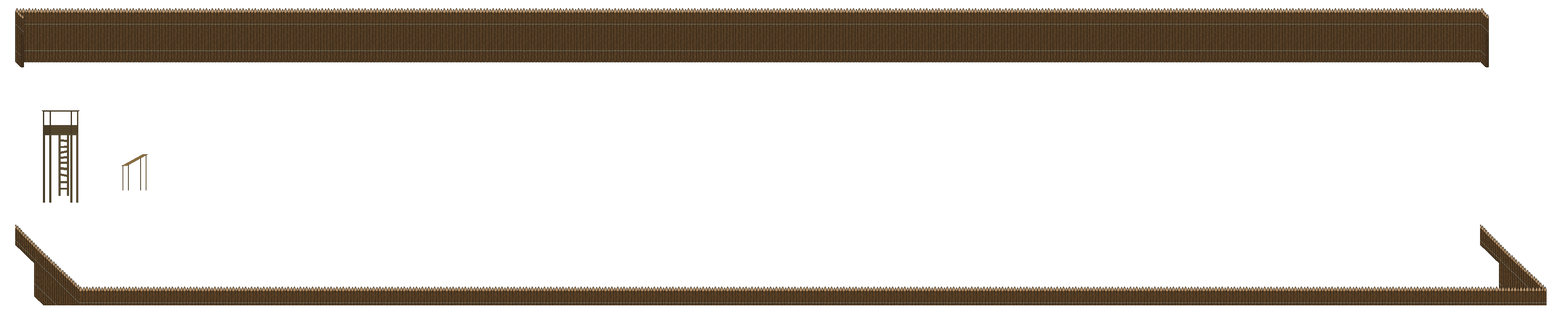
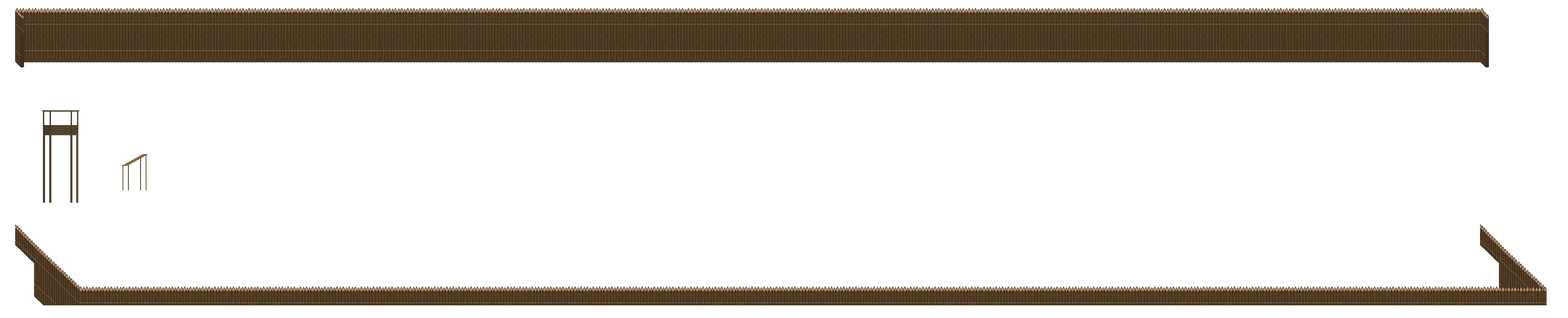
Layer changes from the first 1568px x 318px image to the second:
painted on "torre" over [58, 135, 70, 196]
